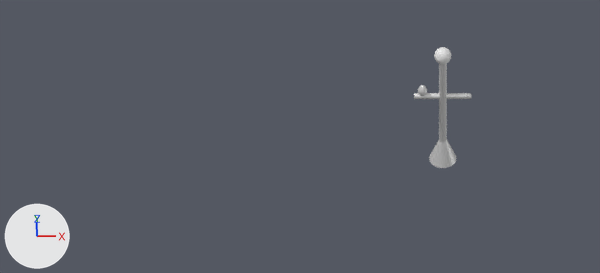
The Blender file Resources/blender/daylight-sensor/daylight-sensor.blend: old version first, new version second.
Before and after are seen from the file's camera 'Camera.001'. Every picture has the same lights, and +X, +Y and +Z are marked at lower left.
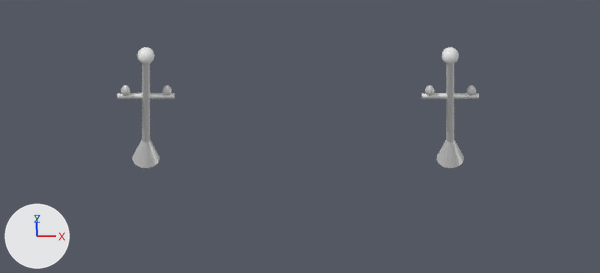
Commit message: Changed graphics a bit

Location of each change, [x1, y1, x2, y2] in pixels of the pictures (600 x 273 px):
'Cylinder', moved: before [439, 63, 447, 142]; after [446, 63, 454, 142]
'Cone', moved: before [429, 140, 456, 168]; after [437, 140, 464, 168]
'Cylinder.003', added: after [142, 63, 150, 142]
'Cone.001', added: after [132, 140, 160, 168]
'Cylinder.001', moved: before [414, 93, 471, 99]; after [422, 93, 479, 99]
'Sphere', moved: before [434, 47, 451, 64]; after [442, 47, 459, 64]
'Cylinder.002', added: after [117, 93, 175, 99]
'Sphere.003', added: after [137, 47, 155, 64]
'NurbsPath.001', moved: before [418, 85, 427, 95]; after [425, 85, 435, 95]
'NurbsPath.002', added: after [162, 85, 172, 95]
'NurbsPath.003', added: after [121, 85, 130, 95]
'NurbsPath.000', added: after [467, 85, 476, 95]

The change, as a diff of the scene's bpy script:
```diff
--- a/Resources/blender/daylight-sensor/daylight-sensor.blend.py
+++ b/Resources/blender/daylight-sensor/daylight-sensor.blend.py
@@ ob_cone @@
 ob_cone = bpy.data.objects.new('Cone', me_cone)
-ob_cone.location = (5.0, 0.0, 0.57)
+ob_cone.location = (5.26, 0.0, 0.57)
 ob_cone.scale = (0.477, 0.477, 0.654)
@@ ob_cylinder @@
 ob_cylinder = bpy.data.objects.new('Cylinder', me_cylinder)
+ob_cylinder.parent = ob_cone
+ob_cylinder.matrix_parent_inverse = Matrix(((2.095, 0.0, 0.0, -10.48), (0.0, 2.095, 0.0, 0.0), (0.0, 0.0, 1.529, -0.869), (0.0, 0.0, 0.0, 1.0)))
 ob_cylinder.location = (5.0, 0.0, 0.0)
@@ ob_nurbspath_001 @@
 ob_nurbspath_001 = bpy.data.objects.new('NurbsPath.001', cu_nurbspath)
+ob_nurbspath_001.parent = ob_cone
+ob_nurbspath_001.matrix_parent_inverse = Matrix(((2.095, 0.0, 0.0, -10.48), (0.0, 2.095, 0.0, 0.0), (0.0, 0.0, 1.529, -0.869), (0.0, 0.0, 0.0, 1.0)))
 ob_nurbspath_001.location = (4.284, -0.0257, 3.336)
@@ ob_nurbspath_000 @@
+ob_nurbspath_000 = bpy.data.objects.new('NurbsPath.000', cu_nurbspath)
+ob_nurbspath_000.parent = ob_cone
+ob_nurbspath_000.location = (5.737, -0.0257, 3.336)
+ob_nurbspath_000.rotation_euler = (1.571, 4.712, 0.0)  # degrees (90, 270, 0)
+ob_nurbspath_000.scale = (0.1, 0.1, 0.1)
@@ ob_nurbspath_002 @@
+ob_nurbspath_002 = bpy.data.objects.new('NurbsPath.002', cu_nurbspath)
+ob_nurbspath_002.parent = ob_cone_001
+ob_nurbspath_002.location = (5.737, -0.0257, 3.336)
+ob_nurbspath_002.rotation_euler = (1.571, 4.712, 0.0)  # degrees (90, 270, 0)
+ob_nurbspath_002.scale = (0.1, 0.1, 0.1)
@@ ob_cone_001 @@
+ob_cone_001 = bpy.data.objects.new('Cone.001', me_cone)
+ob_cone_001.location = (-5.39, 0.0, 0.57)
+ob_cone_001.scale = (0.477, 0.477, 0.654)
@@ ob_nurbspath_003 @@
+ob_nurbspath_003 = bpy.data.objects.new('NurbsPath.003', cu_nurbspath)
+ob_nurbspath_003.parent = ob_cone_001
+ob_nurbspath_003.location = (4.284, -0.0257, 3.336)
+ob_nurbspath_003.rotation_euler = (1.571, 4.712, 0.0)  # degrees (90, 270, 0)
+ob_nurbspath_003.scale = (0.1, 0.1, 0.1)
@@ ob_cylinder_002 @@
+ob_cylinder_002 = bpy.data.objects.new('Cylinder.002', me_cylinder_001)
+ob_cylinder_002.parent = ob_cone_001
+ob_cylinder_002.location = (5.0, 0.0, 3.0)
+ob_cylinder_002.rotation_euler = (0.0, 1.571, 0.0)  # degrees (0, 90, 0)
+ob_cylinder_002.scale = (0.1, 0.1, 1.0)
@@ ob_sphere_003 @@
+ob_sphere_003 = bpy.data.objects.new('Sphere.003', me_sphere)
+ob_sphere_003.parent = ob_cone_001
+ob_sphere_003.location = (5.0, 0.0, 5.0)
+ob_sphere_003.scale = (0.3, 0.3, 0.3)
@@ ob_cylinder_003 @@
+ob_cylinder_003 = bpy.data.objects.new('Cylinder.003', me_cylinder)
+ob_cylinder_003.parent = ob_cone_001
+ob_cylinder_003.location = (5.0, 0.0, 0.0)
+ob_cylinder_003.scale = (0.136, 0.136, 2.37)
```
